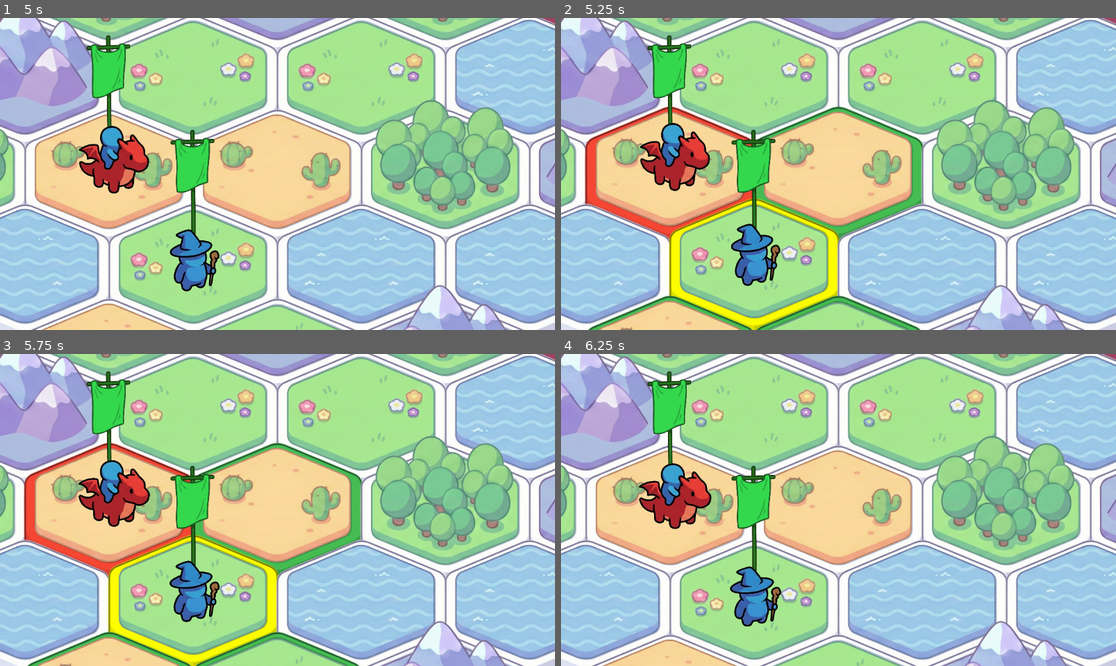
Above: before the commit, frames 1-4 (two rows, left to right).
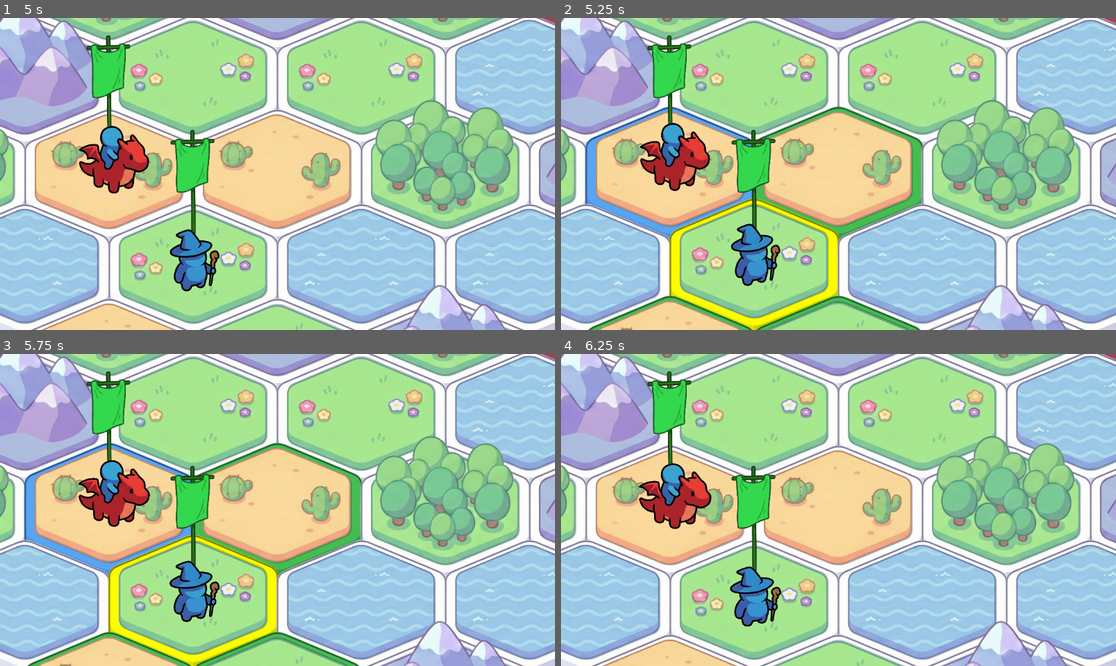
Above: after the commit, the same moments.

Repository: pebll/tbsge
Game: Godot game, scene res://scenes/runnables/unit_preview.tscn
Same seed, same stepped clock (60 frames per second), same inputs: the game is played once before the commit and once after it.
Inputs (mouse positions are in pixels of both pictures, inside the frame that each line leads up to):
- Up to frame 1 (5 s): tap Enter at 0.5, 2 s; drag from (27, 267) to (27, 80) at 0.52 s; tap Space at 1.25 s; drag from (27, 80) to (27, 267) at 1.27 s; move the mouse to (111, 174) at 2.02 s; click (111, 174) at 2.17 s; drag from (111, 174) to (27, 80) at 2.77 s; drag from (111, 174) to (194, 267) at 3.52 s; drag from (194, 267) to (27, 267) at 4.27 s
- Up to frame 2 (5.25 s): move the mouse to (755, 267) at 5.02 s; click (755, 267) at 5.17 s
- Up to frame 3 (5.75 s): no input
- Up to frame 4 (6.25 s): drag from (755, 603) to (588, 416) at 5.77 s

Frame 1 is identical in both runs. In frame 2, 1.6% of the frame differs, in the area x 4-35%, y 28-72%; in frame 3, 1.6%; in frame 4, nothing differs.

Commit message:
switch with teammates

Diff:
--- a/scenes/hextile.tscn
+++ b/scenes/hextile.tscn
@@ -16,6 +16,7 @@
 script = ExtResource("1_mqk3g")
 color_movable = Color(0.27186605, 0.7461282, 0.323308, 1)
 color_attackable = Color(0.96862745, 0.2784314, 0.20392157, 1)
+color_swappable = Color(0.35, 0.65, 0.95, 1)
 
 [node name="base_sprite" type="Sprite2D" parent="." unique_id=1010674093]
 position = Vector2(1.0000076, -3.0000005)
--- a/scripts/core/game_manager.gd
+++ b/scripts/core/game_manager.gd
@@ -110,6 +110,36 @@
 
 	legion_visu.juice_move(to_visu.position)
 
+func swap_legions(from_coords: Vector2i, to_coords: Vector2i) -> void:
+	var from_tile: Tile = grid_model.get(from_coords)
+	var to_tile: Tile = grid_model.get(to_coords)
+	var from_visu: TileVisu = grid_visu.get(from_coords)
+	var to_visu: TileVisu = grid_visu.get(to_coords)
+	if not from_tile or not to_tile or not from_visu or not to_visu:
+		return
+	if not from_tile.legion or not to_tile.legion:
+		return
+	if from_tile.legion.team_id != to_tile.legion.team_id:
+		return
+
+	var legion_a: Legion = from_tile.legion
+	var legion_b: Legion = to_tile.legion
+	var visu_a: LegionVisu = from_visu.legion_visu
+	var visu_b: LegionVisu = to_visu.legion_visu
+	if not visu_a or not visu_b:
+		return
+
+	from_tile.legion = legion_b
+	from_visu.legion_visu = visu_b
+	to_tile.legion = legion_a
+	to_visu.legion_visu = visu_a
+
+	legion_a.tile_coords = to_coords
+	legion_b.tile_coords = from_coords
+
+	visu_a.juice_move(to_visu.position)
+	visu_b.juice_move(from_visu.position)
+
 func attack_unit(from_coords: Vector2i, to_coords: Vector2i):
 	var from_tile = grid_model.get(from_coords)
 	var to_tile = grid_model.get(to_coords)
@@ -124,6 +154,8 @@
 	var attacker: Legion = from_tile.legion
 	var defender: Legion = to_tile.legion
 	if not attacker or not defender:
+		return
+	if attacker.team_id == defender.team_id:
 		return
 
 	var result: Dictionary = CombatResolver.resolve_combat(attacker, defender, randi())
--- a/scripts/core/user_interface.gd
+++ b/scripts/core/user_interface.gd
@@ -6,6 +6,7 @@
 var has_selected: bool = false
 var movable_coords : Array[Vector2i] = []
 var attackable_coords : Array[Vector2i] = []
+var swappable_coords : Array[Vector2i] = []
 
 var _info_tile_coords: Vector2i
 var _info_visible_for_tile: bool = false
@@ -22,6 +23,9 @@
 	# if selected tile is movable tile
 	if coords in movable_coords:
 		gamemanager.move_unit(selected_coords, coords)
+		deselect()
+	elif coords in swappable_coords:
+		gamemanager.swap_legions(selected_coords, coords)
 		deselect()
 	elif coords in attackable_coords:
 		gamemanager.attack_unit(selected_coords, coords)
@@ -52,7 +56,7 @@
 
 func on_tile_hover_entry(coords: Vector2i):
 	# Hover no longer triggers the info panel.
-	if coords in movable_coords + attackable_coords:
+	if coords in _highlighted_coords():
 		AudioManager.play_sfx("tile_hover")
 		var tile_visu: TileVisu = gamemanager.grid_visu.get(coords)
 		if tile_visu:
@@ -69,7 +73,7 @@
 	if _info_visible_for_tile and coords == _info_tile_coords:
 		_info_visible_for_tile = false
 		gamemanager.clear_inspect()
-	if coords in movable_coords + attackable_coords:
+	if coords in _highlighted_coords():
 		var tile_visu: TileVisu = gamemanager.grid_visu.get(coords)
 		if tile_visu:
 			tile_visu.juice_go_to(4)
@@ -78,13 +82,16 @@
 			if selected_visu and selected_visu.legion_visu:
 				selected_visu.legion_visu.juice_direct_reset()
 
+func _highlighted_coords() -> Array[Vector2i]:
+	return movable_coords + attackable_coords + swappable_coords
+
 func deselect():
 	if has_selected:
 		var selected_tile_visu: TileVisu = gamemanager.grid_visu.get(selected_coords)
 		if selected_tile_visu:
 			selected_tile_visu.juice_go_to(0)
 			selected_tile_visu.update_state("")
-	for c in movable_coords + attackable_coords:
+	for c in _highlighted_coords():
 		var t: TileVisu = gamemanager.grid_visu.get(c)
 		if t:
 			t.juice_go_to(0)
@@ -92,6 +99,7 @@
 	has_selected = false
 	movable_coords = []
 	attackable_coords = []
+	swappable_coords = []
 
 func select_tile(coords: Vector2i):
 	selected_coords = coords
@@ -111,6 +119,10 @@
 		for t in Utils.get_movable_tiles(selected_tile, gamemanager.grid_model):
 			movable_coords.append(t.coords)
 
+		swappable_coords = []
+		for t in Utils.get_swappable_tiles(selected_tile, gamemanager.grid_model):
+			swappable_coords.append(t.coords)
+
 	for c in movable_coords:
 		var t: TileVisu = gamemanager.grid_visu.get(c)
 		if t:
@@ -121,3 +133,8 @@
 		if t:
 			t.juice_go_to(2)
 			t.update_state("attackable")
+	for c in swappable_coords:
+		var t: TileVisu = gamemanager.grid_visu.get(c)
+		if t:
+			t.juice_go_to(2)
+			t.update_state("swappable")
--- a/scripts/core/utils.gd
+++ b/scripts/core/utils.gd
@@ -36,9 +36,23 @@
 	return new_tiles
 
 static func get_attackable_tiles(tile: Tile, grid: Dictionary) -> Array[Tile]:
+	if not tile.has_legion():
+		return []
+	var team_id: String = tile.legion.team_id
 	var tiles = get_surrounding_walkable_tiles(tile, grid)
-	var new_tiles : Array[Tile] = []
+	var new_tiles: Array[Tile] = []
 	for t in tiles:
-		if t.has_legion():
+		if t.has_legion() and t.legion.team_id != team_id:
 			new_tiles.append(t)
 	return new_tiles
+
+static func get_swappable_tiles(tile: Tile, grid: Dictionary) -> Array[Tile]:
+	if not tile.has_legion():
+		return []
+	var team_id: String = tile.legion.team_id
+	var tiles = get_surrounding_walkable_tiles(tile, grid)
+	var new_tiles: Array[Tile] = []
+	for t in tiles:
+		if t.has_legion() and t.legion.team_id == team_id:
+			new_tiles.append(t)
+	return new_tiles
--- a/scripts/visu/tile_visu.gd
+++ b/scripts/visu/tile_visu.gd
@@ -8,6 +8,7 @@
 @export var color_movable: Color = Color.GREEN
 @export var color_selected: Color = Color.YELLOW
 @export var color_attackable: Color = Color.RED
+@export var color_swappable: Color = Color(0.35, 0.65, 0.95)
 
 var tile: Tile
 var legion_visu: LegionVisu = null
@@ -65,6 +66,8 @@
 		base_sprite.self_modulate = color_selected
 	elif _gameplay_state == "attackable":
 		base_sprite.self_modulate = color_attackable
+	elif _gameplay_state == "swappable":
+		base_sprite.self_modulate = color_swappable
 	elif _gameplay_state == "movable":
 		base_sprite.self_modulate = color_movable
 	else:
